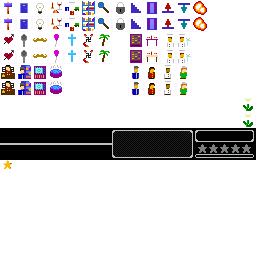
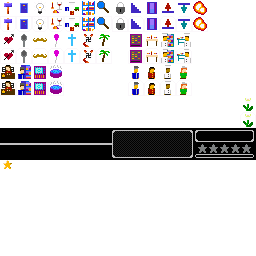
Layered file, before and after one edit (256px x 256px). Changes by layer:
painted on "hud.png" over (97, 1, 191, 63)
